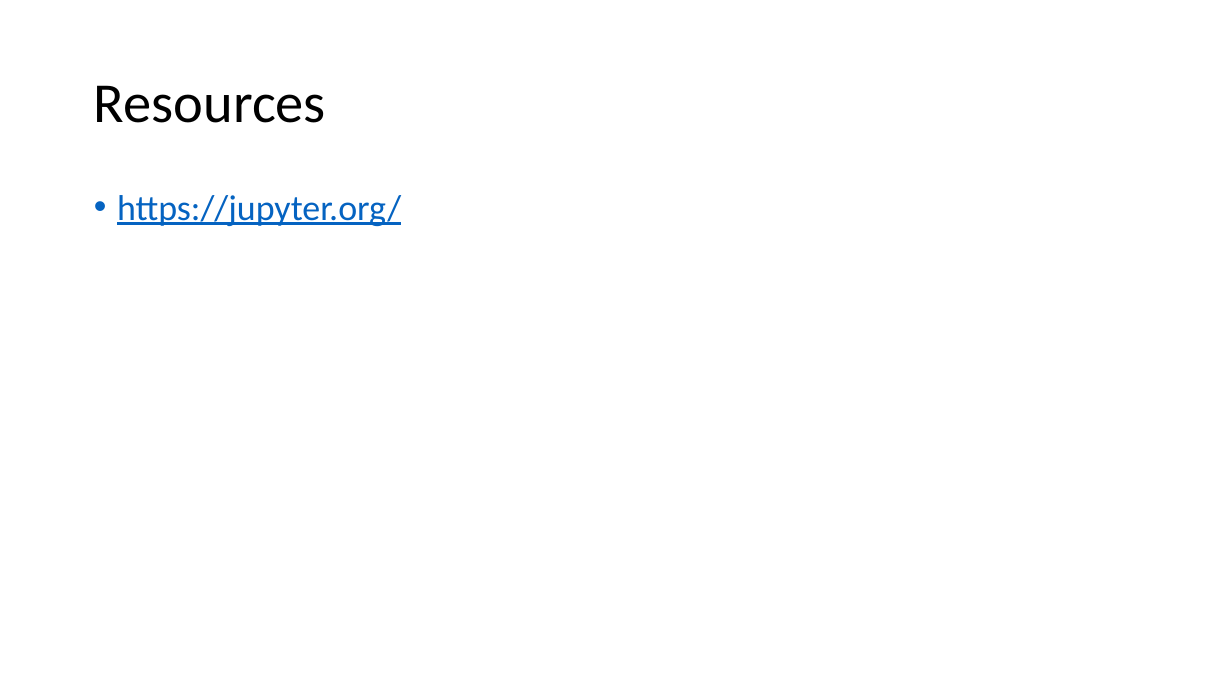
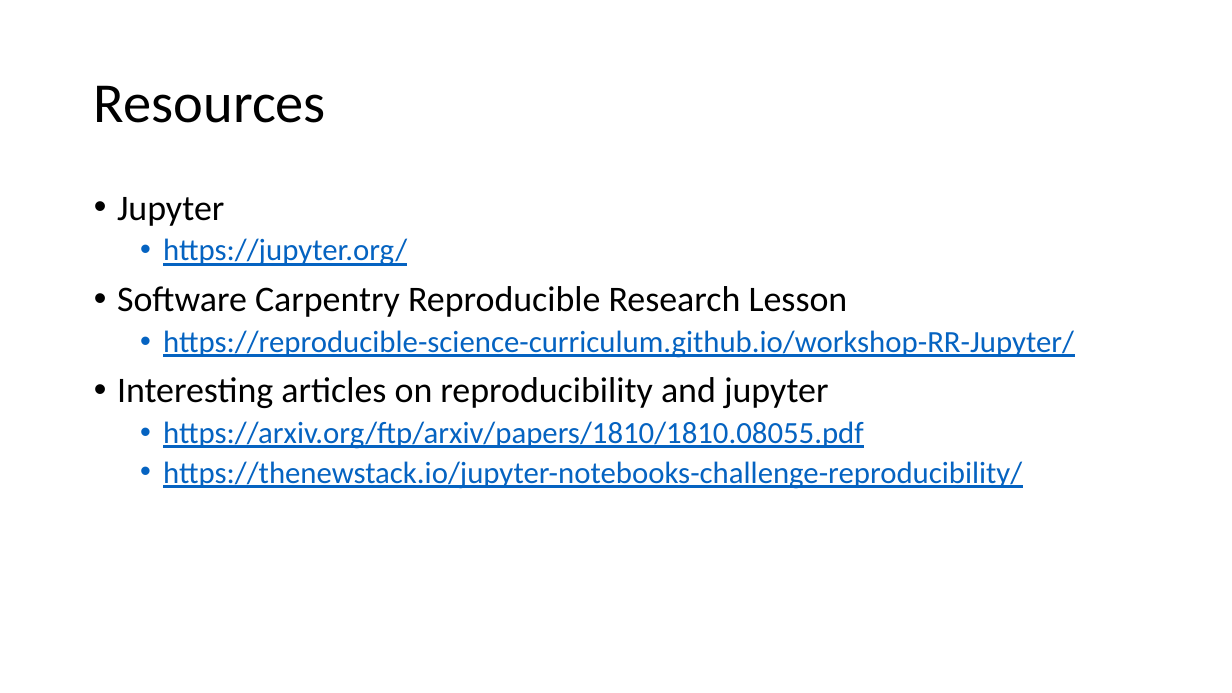
Before and after one commit to nsoontie/jupyter-notebook-lesson, a slide deck: slide 11 of Jupyter notebook.pptx (slide 10 before the commit). Drawn at 1232x693 pixels with LibreOffice and Linux fonts; fonts in the diff are those of the drawing. Boxes give left, top, right and bottom in pixels: in the first picture for what was removed or moved away, otherwise in the second. Text is boxed around its words. In the diff, an @@ line names an element or a change of style, - is before the commit and + after.

```diff
--- a/Jupyter notebook.pptx
+++ b/Jupyter notebook.pptx
@@ text at [117, 197, 224, 226]: paragraph added @@
+• Jupyter
@@ text at [163, 238, 407, 266]: size 28 to 24 pt in "https://jupyter.org/"; list level 1 to 2 in "https://jupyter.org/" @@
@@ text at [117, 286, 1074, 489]: paragraphs added @@
+• Software Carpentry Reproducible Research Lesson
+  • https://reproducible-science-curriculum.github.io/workshop-RR-Jupyter/
+• Interesting articles on reproducibility and jupyter
+  • https://arxiv.org/ftp/arxiv/papers/1810/1810.08055.pdf
+  • https://thenewstack.io/jupyter-notebooks-challenge-reproducibility/
```
Also in this commit, not shown: 3 other slides changed, 1 slide added, 2 other files.
